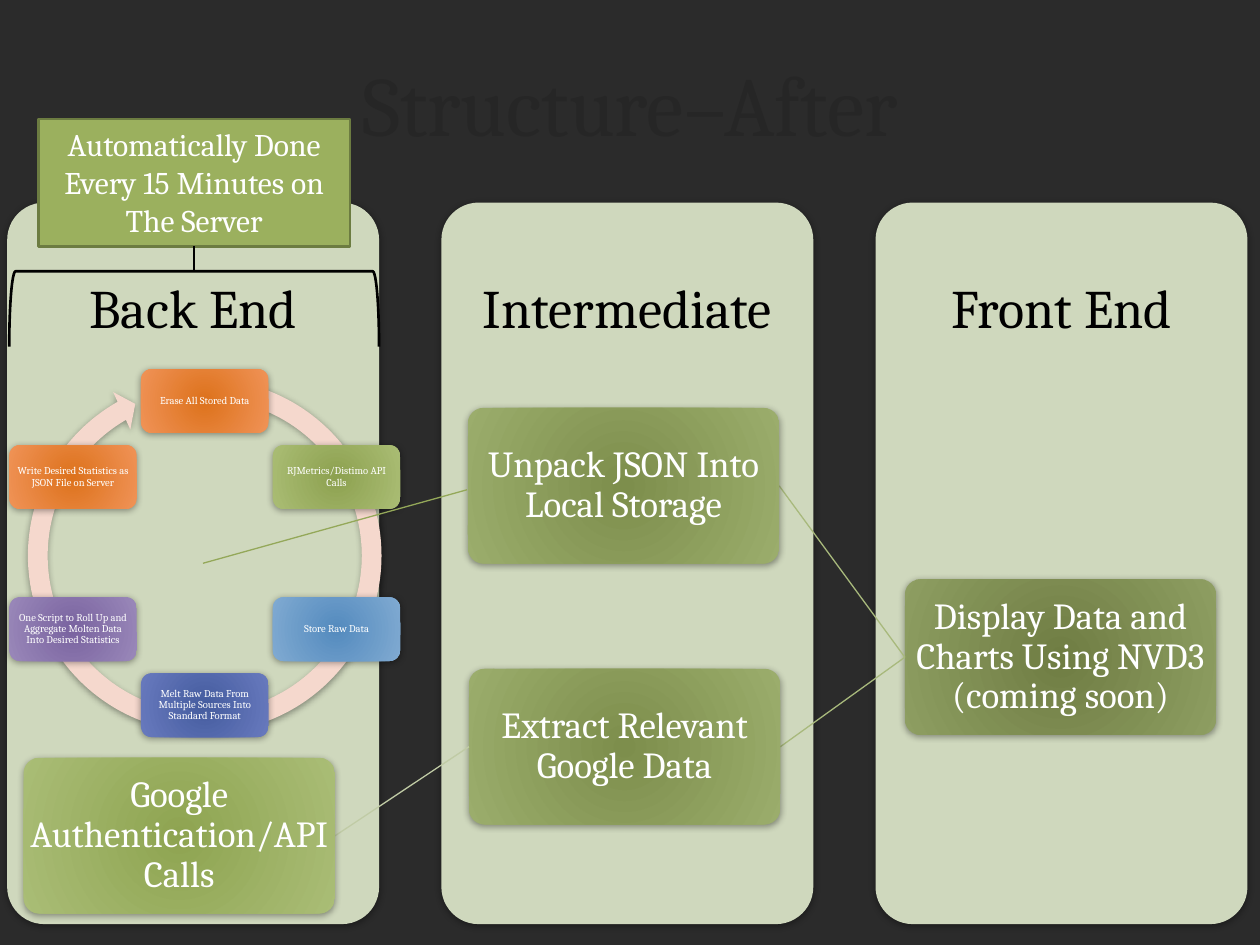
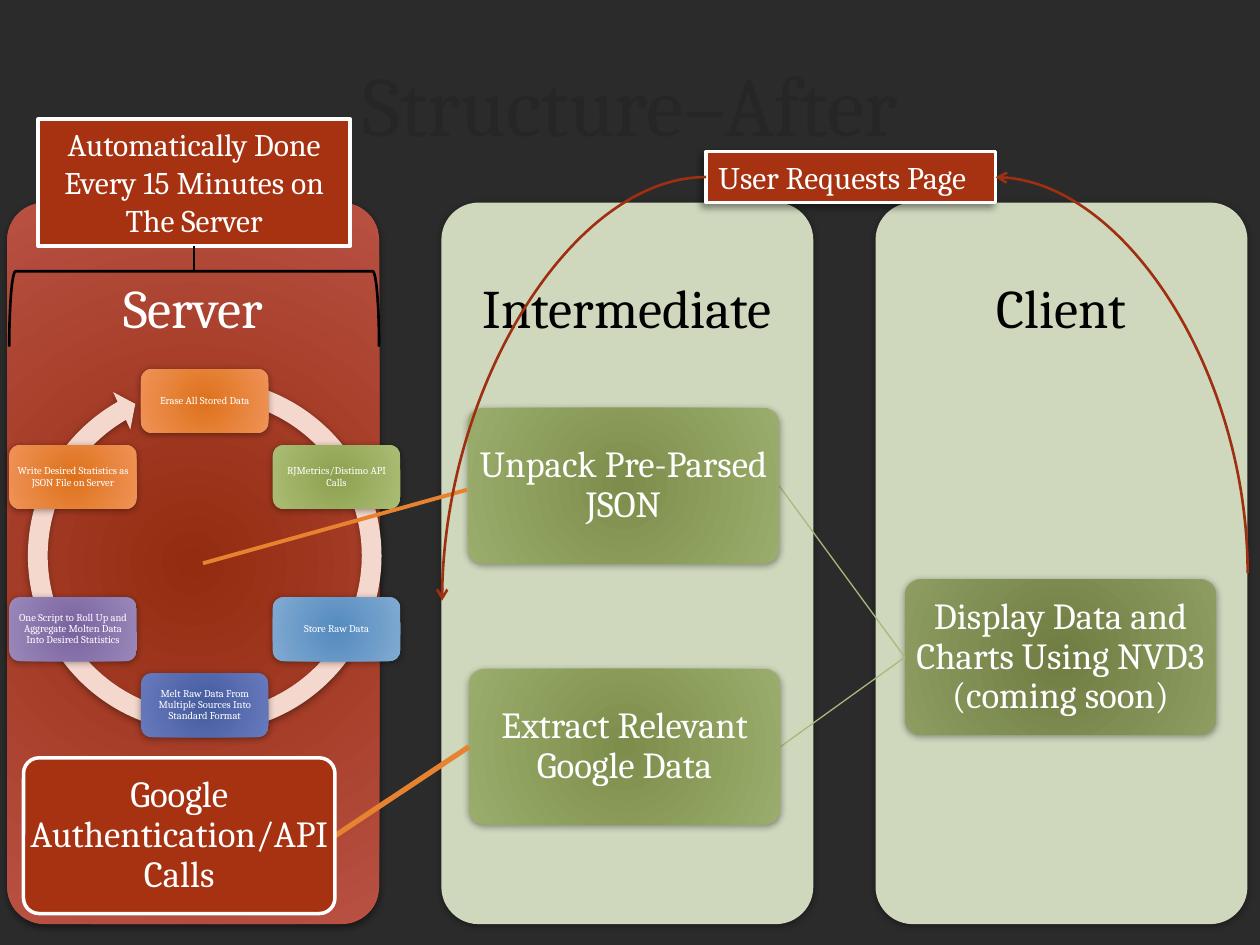
Before and after one commit to atultiwary/TechTalk, a slide deck: slide 17 of TechTalk.pptx (slide 11 before the commit). Drawn at 1260x945 pixels with LibreOffice and Linux fonts; fonts in the diff are those of the drawing; background and template pictures are left out; a plain dark background stands for a picture behind light text. Boxes give left, top, right and bottom in pixels: in the first picture for what was removed or moved away, otherwise in the second. Text is boxed around its words. In the diff, an @@ line names an element or a change of style, - is before the commit and + after.

```diff
--- a/TechTalk.pptx
+++ b/TechTalk.pptx
@@ rectangle "Automatically Done Every 15 Minutes ..." at (38,120,349,247): fill #9BB05E to #A63212; outline #6E7C43 1.5 pt to #FFFFFF 2 pt @@
@@ curved arrow added from (706, 178) to (442, 601), #9F3011 1.5 pt @@
@@ rectangle added at (706,151,995,202), fill #A63212, outline #FFFFFF 2 pt, 18 pt, text #FFFFFF @@
+User Requests Page
@@ curved arrow added from (1247, 573) to (995, 178), #9F3011 1.5 pt @@
@@ rounded rectangle at (8,203,379,925): fill #D0D8BE to gradient #952D10 to #BA5145; shadow changed @@
@@ text at (123,291,263,329): text changed; text colour #000000 to #FFFFFF @@
-Back End
+Server
@@ text at (997,290,1127,329): text changed @@
-Front End
+Client
@@ text at (480,451,767,524): text changed @@
-Unpack JSON Into Local Storage
+Unpack Pre-Parsed JSON
@@ line (203, 563) - (467, 490): stroke #94A85A 0.75 pt to #E68230 2.25 pt @@
@@ freeform shape at (333,745,471,838): outline #C0CCA6 0.75 pt to #E68230 3 pt @@
@@ rounded rectangle at (24,757,335,914): fill gradient #90A552 to #ABBE78 to #A63212; outline none to #FFFFFF 2 pt; shadow off @@
```
Also in this commit, not shown: 14 other slides changed, 3 slides added, 2 slides removed.
